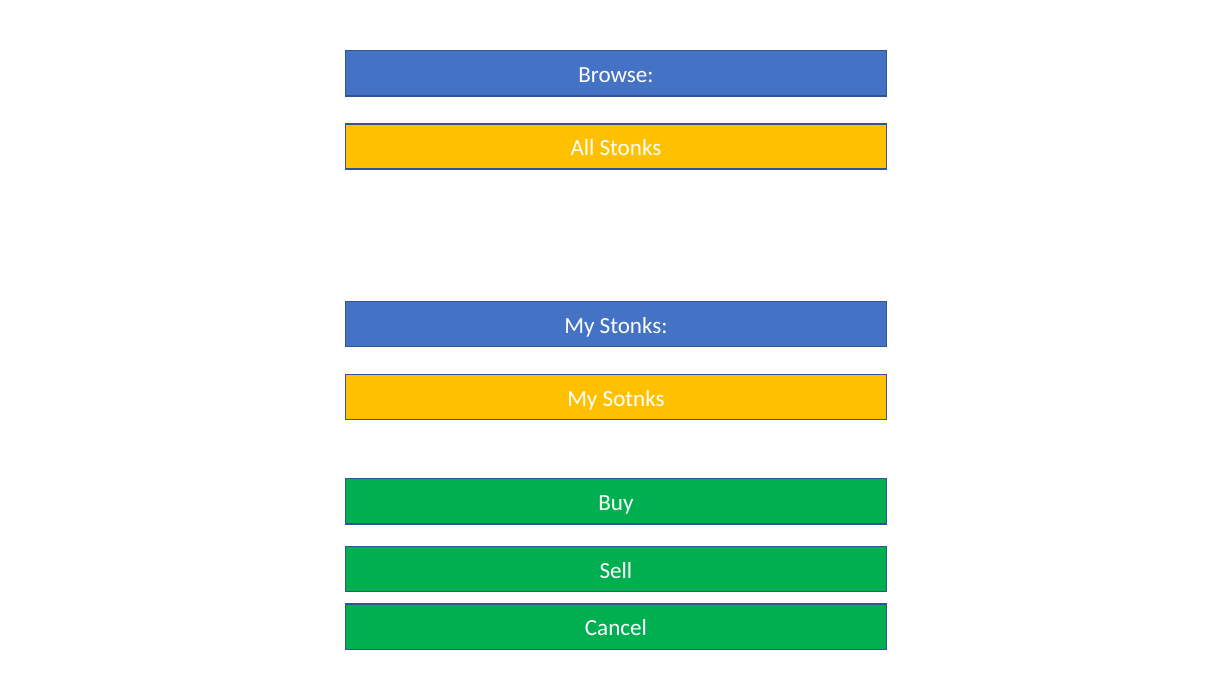
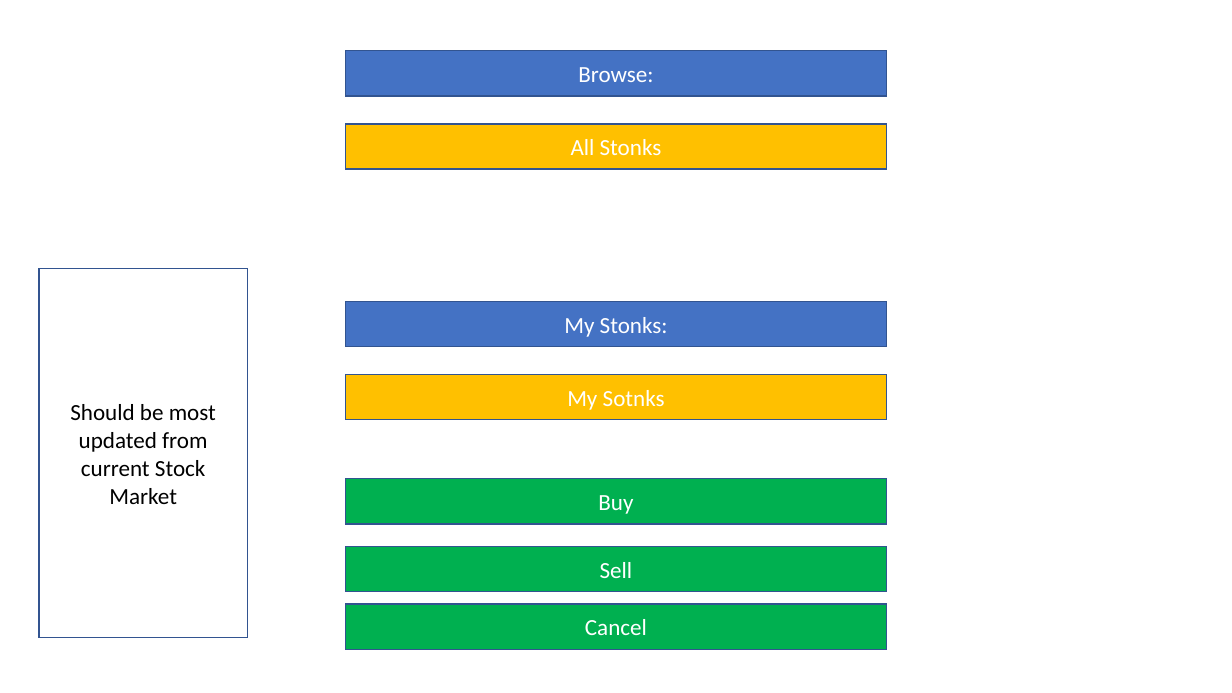
Before and after one commit to klin2391/611FinalProject, a slide deck: slide 10 of ProposedFlow.pptx. Drawn at 1232x693 pixels with LibreOffice and Linux fonts; fonts in the diff are those of the drawing. Boxes give left, top, right and bottom in pixels: in the first picture for what was removed or moved away, otherwise in the second. Text is boxed around its words. In the diff, an @@ line names an element or a change of style, - is before the commit and + after.

```diff
--- a/ProposedFlow.pptx
+++ b/ProposedFlow.pptx
@@ rectangle added at bbox=[39, 269, 247, 638], outline #325491 1 pt, 18 pt, text #000000 @@
+Should be most updated from current Stock Market
```
Also in this commit, not shown: 8 other slides changed, 39 other files.
